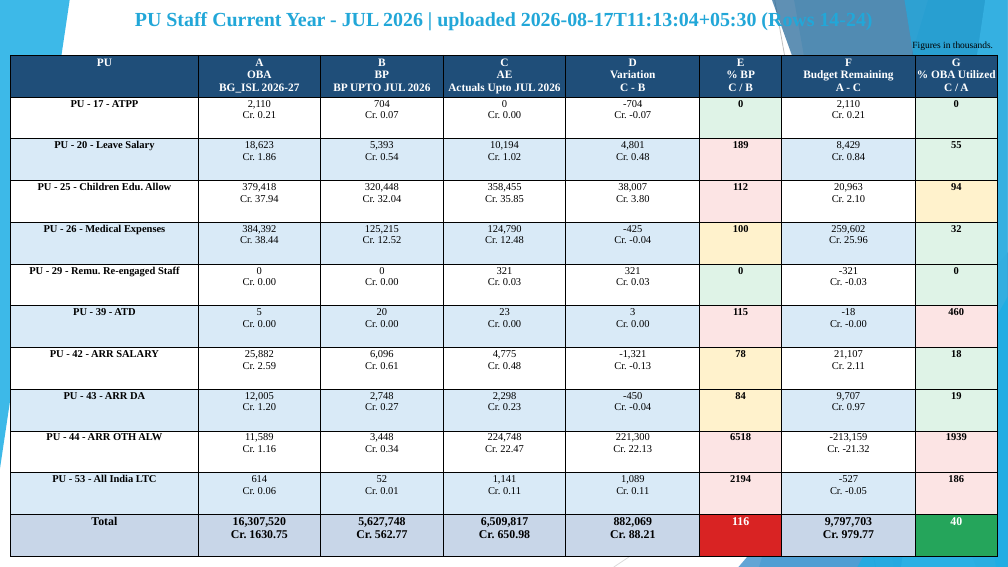
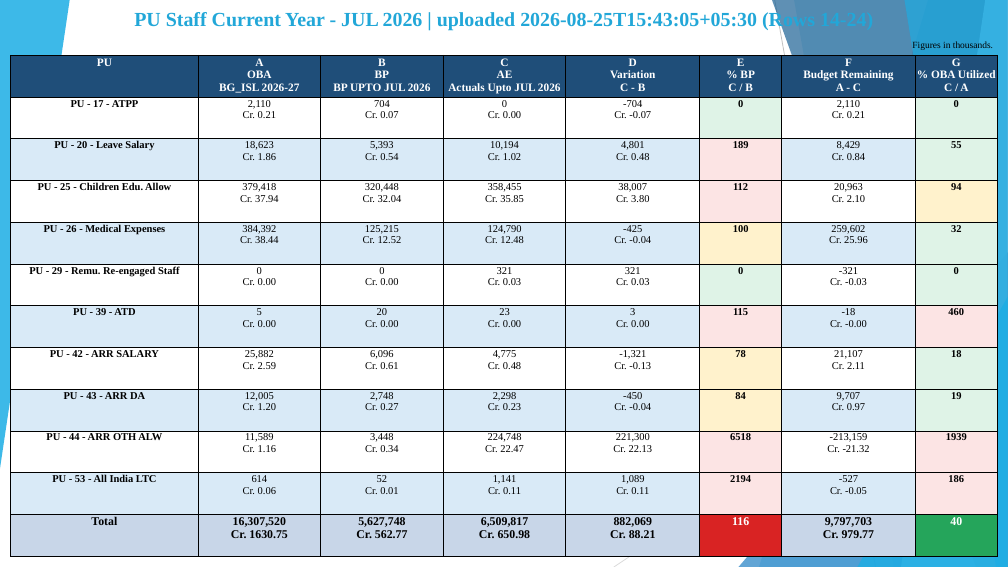
Before and after one commit to girishtiwari007/MB-BUDGET, a slide deck: slide 4 of exports/Moradabad_Division_Current_Year_Budget_Analysis.pptx. Drawn at 1008x567 pixels with LibreOffice and Linux fonts; fonts in the diff are those of the drawing. Boxes give left, top, right and bottom in pixels: in the first picture for what was removed or moved away, otherwise in the second. Text is boxed around its words. In the diff, an @@ line names an element or a change of style, - is before the commit and + after.

```diff
--- a/exports/Moradabad_Division_Current_Year_Budget_Analysis.pptx
+++ b/exports/Moradabad_Division_Current_Year_Budget_Analysis.pptx
@@ text at <box>134,11,815,31</box>: text changed @@
-PU Staff Current Year - JUL 2026 | uploaded 2026-08-17T11:13:04+05:30 (Rows 14-24)
+PU Staff Current Year - JUL 2026 | uploaded 2026-08-25T15:43:05+05:30 (Rows 14-24)
```
Also in this commit, not shown: 11 other slides changed, 27 other files.
